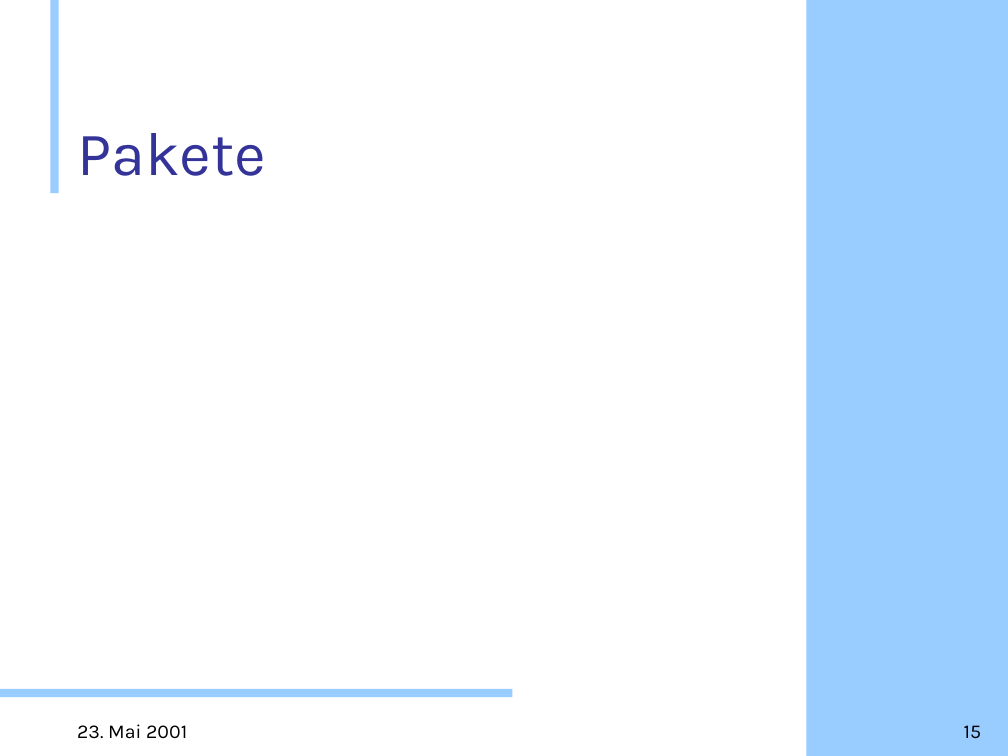
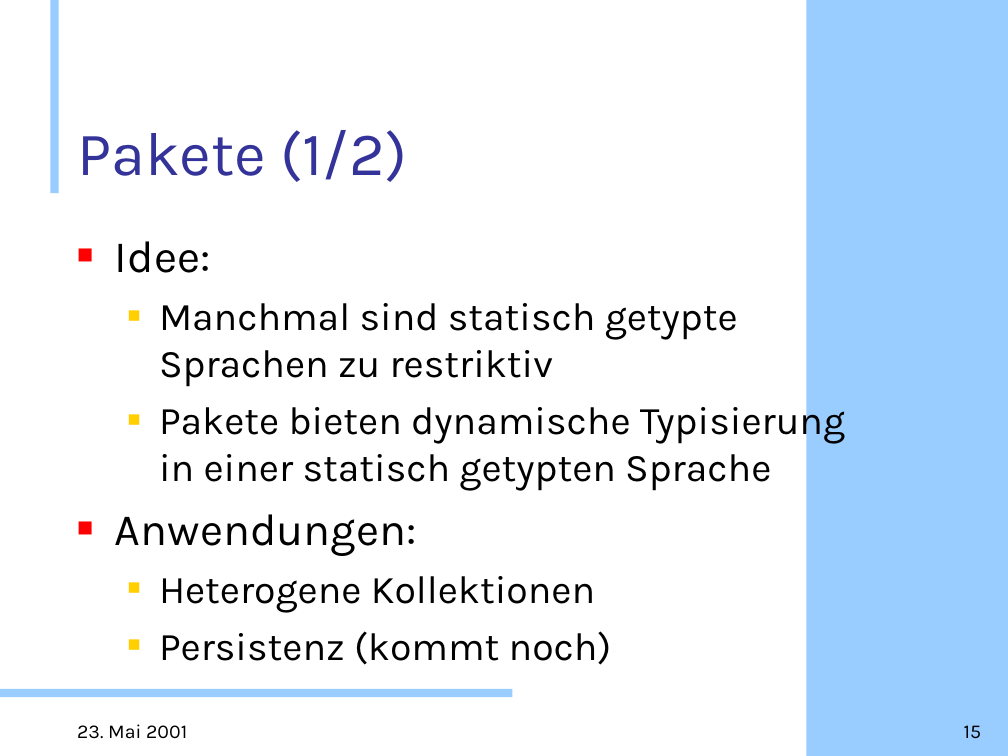
Before and after one commit to doublec/aliceml-abandoned, a slide deck: slide 15 of doc/presentations/Web-Projekt.ppt. Drawn at 1008x756 pixels with LibreOffice and Linux fonts; fonts in the diff are those of the drawing; background and template pictures are left out. Boxes give left, top, right and bottom in pixels: in the first picture for what was removed or moved away, otherwise in the second. Text is boxed around its words. In the diff, an @@ line names an element or a change of style, - is before the commit and + after.

```diff
--- a/doc/presentations/Web-Projekt.ppt
+++ b/doc/presentations/Web-Projekt.ppt
@@ title at box(77, 130, 407, 182): text changed @@
-Pakete
+Pakete (1/2)
@@ text added at box(115, 241, 845, 665), 28 pt, text #000000 @@
+■ Idee:
+  ■ Manchmal sind statisch getypte
+    Sprachen zu restriktiv
+  ■ Pakete bieten dynamische Typisierung
+    in einer statisch getypten Sprache
+■ Anwendungen:
+  ■ Heterogene Kollektionen
+  ■ Persistenz (kommt noch)
```
Also in this commit, not shown: 3 other slides changed, 2 slides added.
